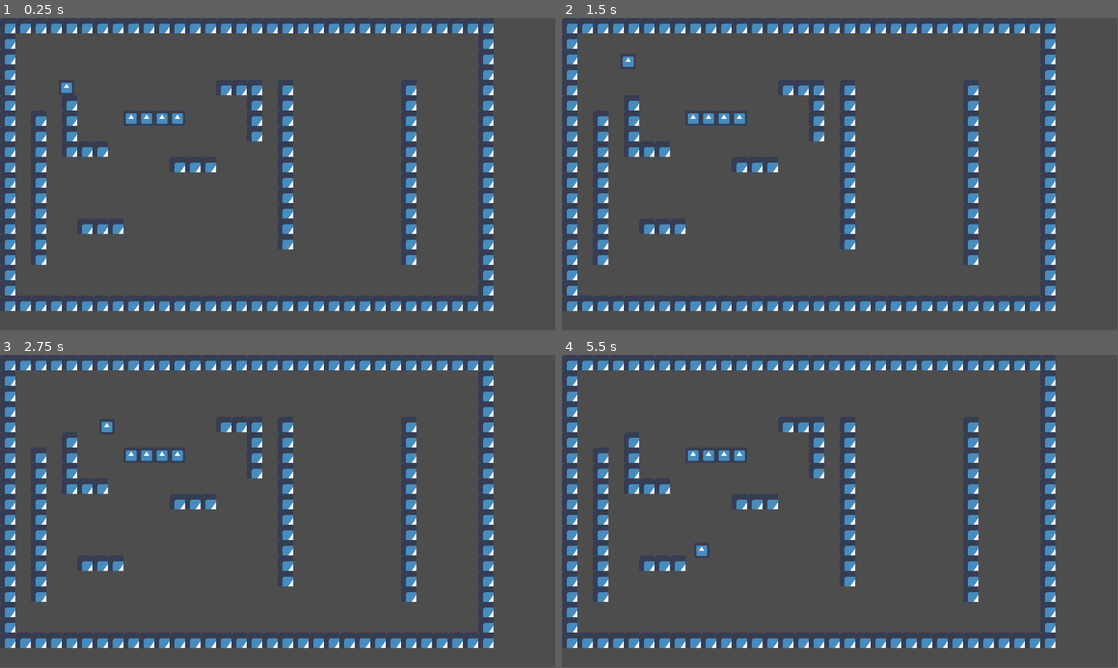
Above: before the commit, frames 1-4 (two rows, left to right).
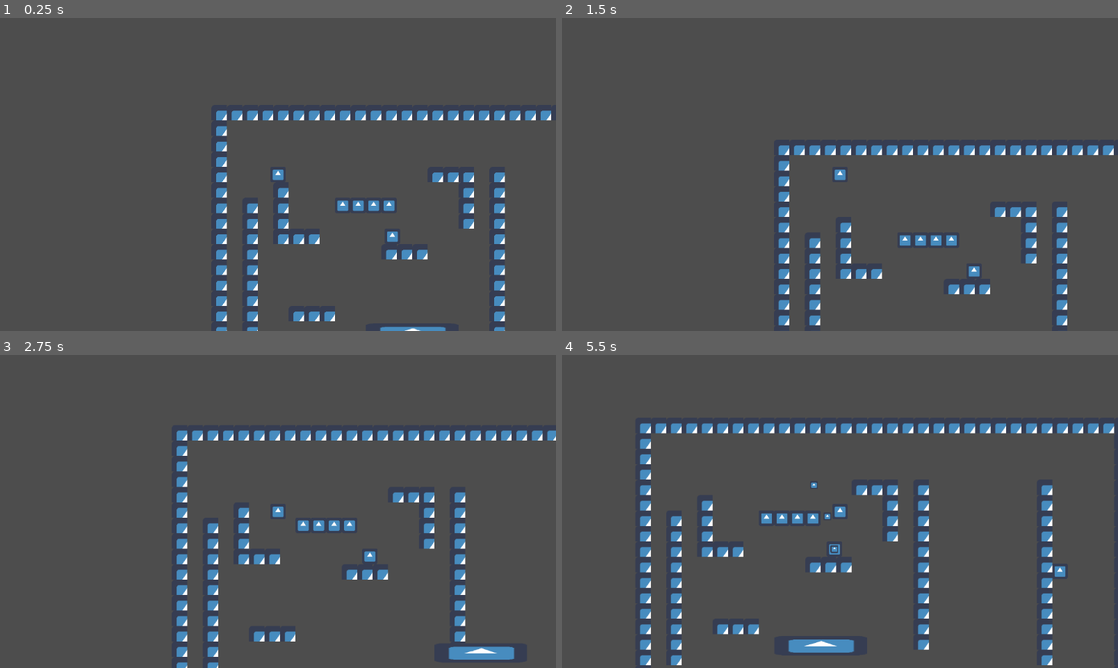
Above: after the commit, the same moments.

Repository: RogerRandomDev/gdobjects
Game: Godot game, scene res://testingscene.tscn
The game is run twice, just before and just after one commit, with the same random seed, the same clock (stepped at 60 frames per second) and the same inputs. The engine's default icon, where the game draws it, is replaced by a stand-in: a white triangle on a blue panel in a dark square.
Inputs:
- Up to frame 1 (0.25 s): no input
- Up to frame 2 (1.5 s): hold A (l) 0.53-1.28 s; tap W (jump) at 0.77, 1.07 s; tap D (r) at 0.8, 1.35 s
- Up to frame 3 (2.75 s): tap W (jump) at 1.52, 1.55, 1.82, 2.1 s; hold A (l) from 2.03 s (still down)
- Up to frame 4 (5.5 s): release A (l) at 2.78 s; tap A (l) at 2.85, 4.35 s; tap W (jump) at 3.02, 3.32, 3.77, 3.8, 4.07, 4.52, 4.82 s; tap D (r) at 3.05 s; hold D (r) 3.53-4.28 s; hold D (r) from 5.03 s (still down)
In our replay, the window is 799x449 before the commit and 800x450 after it. These sizes can differ from the game's own. Grey fills any space a smaller window leaves; there, only what the larger window draws over its background counts as a difference.

The runs differ from the first frame. In frame 1, 14% of the frame differs, in the area x 0-100%, y 1-100%; in frame 2, 13%; in frame 3, 15%; in frame 4, 15%.
Error before the commit: Parse Error: Function "update()" not found in base self. (res://objects/bouncePad2D.gd:27)

Commit message:
added platform2D and camera, along with projectiles and a launcher for them

Diff:
--- /dev/null
+++ b/objecttests/objectSupport/globalHelper.gd
@@ -0,0 +1,7 @@
+extends Node
+
+var player=null
+var ProjectileHolder=null
+
+
+func get_player():return player
--- /dev/null
+++ b/objecttests/objects/CinemaCamera2D.gd
@@ -0,0 +1,47 @@
+extends Camera2D
+class_name CinemaCamera2D
+
+var starting_target=null
+
+var shake=0.0
+@export var shake_decay:float=2.5
+@export var shake_strength:Vector2=Vector2(16,16)
+
+
+func _ready():
+	starting_target=get_parent()
+	randomize()
+
+func _process(delta):
+	if shake:
+		shake-=delta*shake_decay*shake
+		shake=max(shake,0.)
+		shake_screen()
+
+
+func shake_screen():
+	offset=Vector2(
+		randf_range(-1.,1.),
+		randf_range(-1.,1.)
+		)*shake_strength*pow(shake,1.25)
+
+func add_shake(amount:float=0.0):
+	shake=min(shake+amount,1.)
+
+
+
+
+
+
+
+
+
+func move_offset(pos:Vector2,time:float=0.0):
+	var tween:Tween=create_tween()
+	tween.tween_property(self,'offset',pos,time)
+
+func reset():
+	get_parent().remove_child(self)
+	starting_target.add_child(self)
+	offset=Vector2.ZERO
+	position=Vector2.ZERO
--- /dev/null
+++ b/objecttests/objects/CrawlerPlatformer2D.gd
@@ -0,0 +1,67 @@
+extends ObjectBase2D
+class_name CrawlerPlatformer2D
+var shape = PhysicsPointQueryParameters2D.new()
+@export var size:Vector2=Vector2.ZERO
+@export var speed:int=128
+@export var direction:Vector2=Vector2(1,0)
+@export var delay_at_end:float=0.0
+@export var checkFloor:bool=true
+@export var checkWalls:bool=true
+@export var fireProjectiles:bool=false
+var can_move=true
+func _ready():
+
+	shape.position=global_position+size/2
+	if delay_at_end!=0.:
+		var delay_timer=Timer.new()
+		delay_timer.wait_time=delay_at_end
+		delay_timer.connect("timeout",move_again)
+		delay_timer.name="delay"
+		add_child(delay_timer)
+	if fireProjectiles:
+		var launcher=ProjectileLauncher2D.new()
+		add_child(launcher)
+
+
+func _physics_process(delta):
+	if !can_move:return
+	super._physics_process(delta)
+	var check=[]
+	var walls=[]
+	if checkFloor:check+=checkfloor()
+	if checkWalls:walls+=checkwalls()
+	if checkFloor&&(check.size()<2||(walls.size()!=0&&direction.y==0)):
+		direction.x*=-1
+		can_move=false
+		do_delay()
+	if walls.size()<2&&direction.y!=0:
+		direction.y*=-1
+		can_move=false
+		do_delay()
+	velocity=direction*speed
+	move_and_slide()
+
+
+func checkfloor():
+	shape.position=global_position+size/2
+	var check:=get_world_2d().direct_space_state.intersect_point(shape)
+	shape.position.x-=size.x
+	check+=get_world_2d().direct_space_state.intersect_point(shape)
+	return check
+func checkwalls():
+	shape.position=global_position-size/2+Vector2.ONE
+	shape.position.x-=1
+	var check:=get_world_2d().direct_space_state.intersect_point(shape)
+	shape.position.y+=size.y-1
+	check+=get_world_2d().direct_space_state.intersect_point(shape)
+	shape.position.x+=size.x+2
+	check+=get_world_2d().direct_space_state.intersect_point(shape)
+	shape.position.y-=size.y-1
+	check+=get_world_2d().direct_space_state.intersect_point(shape)
+	return check
+
+func move_again():can_move=true
+func do_delay():
+	if delay_at_end!=0.:
+		get_node("delay").start()
+	else:move_again()
--- a/objecttests/objects/ObjectBase2D.gd
+++ b/objecttests/objects/ObjectBase2D.gd
@@ -11,7 +11,32 @@
 		velocity.x-=velocity.x*delta*friction
 	else:
 		velocity.y+=Gravity*delta
+#full bounce calculations done here
+func bounceOffFull(pos,force:int=0,sides=[true,true,true,true]):
+	var bangle = getLargestNormal((global_position-pos).normalized())
+	bangle=checkIfCan(bangle,sides)
+	bounceOff(-bangle,force)
+#only bounces of side if it can
+func checkIfCan(angle,sides):
+	match(angle.x):
+		-1.:
+			if !sides[0]:angle.x=0
+		1.:
+			if !sides[1]:angle.x=0
 
+	match(angle.y):
+		-1.:
+			if !sides[2]:angle.y=0
+		1.:
+			if !sides[3]:angle.y=0
+	return angle
+
+#returns the largest normal value
+func getLargestNormal(normal):
+	if(abs(normal.x)>abs(normal.y)):
+		return Vector2(1*sign(normal.x),0)
+	else:
+		return Vector2(0,1*sign(normal.y))
 
 
 func bounceOff(side=Vector2.ZERO,force:float=0.0):
--- /dev/null
+++ b/objecttests/objects/Platform2D.gd
@@ -0,0 +1,82 @@
+extends Sprite2D
+class_name Platform2D
+
+@export var moving:bool=true
+@export var moveDirection:Vector2=Vector2(128,0)
+@export var moveDistance:int=256
+@export var wait_at_end:float=0.0
+@export var bouncy:bool=true
+@export var force:int=256
+var my_collision=null
+var travelled=0.0
+var shape=PhysicsShapeQueryParameters2D.new()
+
+func _ready():
+	if wait_at_end!=0.0:
+		var t=Timer.new()
+		t.wait_time=wait_at_end
+		add_child(t)
+		t.name="waittime"
+		t.connect('timeout',canmoveagain)
+	my_collision=build_collision()
+	my_collision.constant_linear_velocity=moveDirection
+
+func _physics_process(delta):
+	if bouncy:checkBounce()
+	if !moving:return
+	travelled+=abs(moveDirection*delta).length()
+	position+=moveDirection*delta
+	if travelled>=moveDistance:
+		position-=((moveDistance-travelled)*moveDirection.normalized())
+		travelled=0.;moveDirection*=-1
+		my_collision.constant_linear_velocity=Vector2.ZERO
+		do_at_end()
+
+
+func canmoveagain():
+	my_collision.constant_linear_velocity=moveDirection
+	moving=true
+func do_at_end():
+	moving=false
+	if wait_at_end!=0.0:get_node("waittime").start()
+	else:canmoveagain()
+
+
+
+
+
+
+func build_collision():
+	var size=Vector2(texture.get_width(),texture.get_height())/2
+	var o=RectangleShape2D.new()
+	o.extents=size
+	var col=CollisionShape2D.new()
+	var held=StaticBody2D.new()
+	held.add_child(col)
+	col.shape=o
+	add_child(held)
+	if bouncy:
+		shape.shape=RectangleShape2D.new()
+		shape.shape.extents=size*scale/2
+		shape.shape.extents=size+Vector2(1,1)
+		modify_transform=size
+		shape.collision_mask=2
+	return held
+
+var modify_transform=Vector2.ZERO
+
+func checkBounce():
+	shape.transform=transform
+	shape.transform.origin
+	var check:=get_world_2d().direct_space_state.intersect_shape(shape)
+	if check:
+		var shapes=get_world_2d().direct_space_state.collide_shape(shape)
+		var average=Vector2(0,0)
+		if shapes.size()!=0:
+			for point in shapes:
+				average+=point
+			average/=shapes.size()
+		for bodyy in check.size():
+			var bod=check[bodyy]
+			if !bod.collider.has_method("bounceOff"):continue
+			bod.collider.bounceOffFull(average,force)
--- a/objecttests/objects/PlayerParkour2D.gd
+++ b/objecttests/objects/PlayerParkour2D.gd
@@ -24,7 +24,9 @@
 var lastdir=Vector2.ZERO
 
 @export var jumpForgivenessTime:float=0.125
+
 func _ready():
+	GlobalHelper.player=self
 	makeTimer("jumpForgivenessTimer",jumpForgivenessTime,nojumps)
 func makeTimer(namee,duration,fn):
 	var t=Timer.new()
@@ -71,7 +73,7 @@
 			velocity.x+=movedir.x*delta*accelRate*moveSpeed
 	#jumping
 	if(movedir.y!=0):
-		var wall_jump=get_wall_normals(delta)
+		var wall_jump=get_wall_normals()
 		#default jump, then wall jump check
 		if(canJump||(cur_jump_count<maxJumps&&(wall_jump.x==0||!wallJump))):
 			cur_jump_count+=1
@@ -79,10 +81,12 @@
 			wallJumped=false
 			canJump=false
 		elif(wall_jump.x!=0&&wallJump):
+			var vell=velocity.y
 			velocity= wallJumpForce*Vector2(wall_jump.x,-1)
+			velocity.y=velocity.y+min(vell,0.)
 			wallJumped=true
 	#wall clinging
-	if Input.is_action_just_pressed("shift")&&wallCling&&get_wall_normals(delta)!=Vector2.ZERO:
+	if Input.is_action_just_pressed("shift")&&wallCling&&get_wall_normals()!=Vector2.ZERO:
 		doCling=true
 	if Input.is_action_just_released("shift"):
 		doCling=false
@@ -92,7 +96,7 @@
 		velocity=Vector2.ZERO
 
 #returns normal values for the wall slide collision
-func get_wall_normals(delta:float=0.):
+func get_wall_normals():
 	var storedvel=velocity;var lpos=position
 	velocity.x=lastdir.x
 	move_and_slide()
@@ -103,7 +107,6 @@
 			var norm= get_slide_collision( slide ).get_normal()
 			if norm.x!=0:
 				return norm
-				break
 	return Vector2.ZERO
 
 #disables jump after the forgiveness time is up
@@ -115,3 +118,13 @@
 #inputs as a vector2
 func getInputMotion():
 	return Vector2(int(Input.is_action_pressed("r"))-int(Input.is_action_pressed("l")),int(Input.is_action_just_pressed("jump")))
+
+
+
+#used to reset cling and jumps if its upward
+func bounceOff(side=Vector2.ZERO,force:float=0.0):
+	super.bounceOff(side,force)
+	if side.y==-1:
+		totalCling=0.
+		canJump=true
+		cur_jump_count=-1
--- /dev/null
+++ b/objecttests/objects/Projectile2D.gd
@@ -0,0 +1,27 @@
+extends Sprite2D
+class_name Projectile2D
+const max_life=15
+var my_life=0.0
+var direction=Vector2.ZERO
+var shape=PhysicsShapeQueryParameters2D.new()
+func _ready():
+	var ex=RectangleShape2D.new()
+	ex.extents=Vector2(4,4)
+	shape.shape=ex
+	scale=Vector2(0.25,0.25)
+	shape.collision_mask=3
+	texture=load("res://icon.png")
+
+func _physics_process(delta):
+	my_life+=delta
+	if max_life<=my_life:queue_free()
+	position+=direction*delta
+	check_collisions()
+
+
+func check_collisions():
+	shape.transform=transform
+
+	var check:=get_world_2d().direct_space_state.intersect_shape(shape)
+	if check:
+		queue_free()
--- /dev/null
+++ b/objecttests/objects/ProjectileLauncher2D.gd
@@ -0,0 +1,30 @@
+extends Node2D
+class_name ProjectileLauncher2D
+
+@export var fire_rate=0.125
+var time_since_last=0.0
+var raycheck=PhysicsRayQueryParameters2D.new()
+
+
+func _physics_process(delta):
+	time_since_last+=delta
+	if time_since_last<fire_rate:return
+	var world:=get_world_2d().direct_space_state
+	loadray()
+	var check:=world.intersect_ray(raycheck)
+	if check.size()==0||check.collider!=GlobalHelper.player:return
+	var launchdir=(raycheck.to-raycheck.from).normalized()
+	fireProjectile(launchdir)
+	time_since_last=0
+
+
+func loadray():
+	raycheck.from=global_position
+	raycheck.to=GlobalHelper.player.global_position
+
+
+func fireProjectile(direction):
+	var proj=Projectile2D.new()
+	proj.direction=direction*512
+	proj.global_position=global_position
+	GlobalHelper.ProjectileHolder.add_child(proj)
--- a/objecttests/objects/bouncePad2D.gd
+++ b/objecttests/objects/bouncePad2D.gd
@@ -19,12 +19,8 @@
 	bcheck.transform=transform
 	bcheck.transform.origin+=checkSize/2
 	addCollision()
-var drawline=Vector2.ZERO
-func _draw():
-	if !Engine.is_editor_hint():return
-	draw_rect(Rect2(Vector2.ZERO,checkSize),Color(0.5,0.5,0.75,0.5))
-func _process(delta):
-	update()
+
+
 func _physics_process(_delta):
 
 	if Engine.is_editor_hint():return
@@ -33,34 +29,9 @@
 		for obj in check:
 			var this=obj.collider
 			if !this.has_method("bounceOff"):continue
-			var bangle = getLargestNormal((this.global_position-global_position-checkSize/2).normalized())
-			bangle=checkIfCan(bangle)
-			this.bounceOff(-bangle,force)
-			drawline=bangle*64
+			this.bounceOffFull(global_position+checkSize/2,force,[left,right,up,down])
 
 		emit_signal("bounced")
-
-
-#returns the largest normal value
-func getLargestNormal(normal):
-	if(abs(normal.x)>abs(normal.y)):
-		return Vector2(1*sign(normal.x),0)
-	else:
-		return Vector2(0,1*sign(normal.y))
-#makes sure the side is allowed
-func checkIfCan(angle):
-	match(angle.x):
-		-1.:
-			if !left:angle.x=0
-		1.:
-			if !right:angle.x=0
-
-	match(angle.y):
-		-1.:
-			if !up:angle.y=0
-		1.:
-			if !down:angle.y=0
-	return angle
 
 
 #builds its collision
--- a/objecttests/project.godot
+++ b/objecttests/project.godot
@@ -9,15 +9,40 @@
 config_version=5
 
 _global_script_classes=[{
+"base": "Camera2D",
+"class": &"CinemaCamera2D",
+"language": &"GDScript",
+"path": "res://objects/CinemaCamera2D.gd"
+}, {
+"base": "ObjectBase2D",
+"class": &"CrawlerPlatformer2D",
+"language": &"GDScript",
+"path": "res://objects/CrawlerPlatformer2D.gd"
+}, {
 "base": "CharacterBody2D",
 "class": &"ObjectBase2D",
 "language": &"GDScript",
 "path": "res://objects/ObjectBase2D.gd"
 }, {
+"base": "Sprite2D",
+"class": &"Platform2D",
+"language": &"GDScript",
+"path": "res://objects/Platform2D.gd"
+}, {
 "base": "ObjectBase2D",
 "class": &"PlayerParkour2D",
 "language": &"GDScript",
 "path": "res://objects/PlayerParkour2D.gd"
+}, {
+"base": "Sprite2D",
+"class": &"Projectile2D",
+"language": &"GDScript",
+"path": "res://objects/Projectile2D.gd"
+}, {
+"base": "Node2D",
+"class": &"ProjectileLauncher2D",
+"language": &"GDScript",
+"path": "res://objects/ProjectileLauncher2D.gd"
 }, {
 "base": "Node2D",
 "class": &"bouncePad2D",
@@ -25,8 +50,13 @@
 "path": "res://objects/bouncePad2D.gd"
 }]
 _global_script_class_icons={
+"CinemaCamera2D": "",
+"CrawlerPlatformer2D": "",
 "ObjectBase2D": "",
+"Platform2D": "",
 "PlayerParkour2D": "",
+"Projectile2D": "",
+"ProjectileLauncher2D": "",
 "bouncePad2D": ""
 }
 
@@ -36,6 +66,14 @@
 run/main_scene="res://testingscene.tscn"
 config/icon="res://icon.png"
 config/features=PackedStringArray("4.0", "Vulkan Clustered")
+
+[autoload]
+
+GlobalHelper="*res://objectSupport/globalHelper.gd"
+
+[display]
+
+window/stretch/mode="viewport"
 
 [input]
 
--- /dev/null
+++ b/objecttests/testingscene.gd
@@ -0,0 +1,5 @@
+extends Node2D
+
+# Called when the node enters the scene tree for the first time.
+func _ready():
+	GlobalHelper.ProjectileHolder=$projectileholder
--- a/objecttests/testingscene.tscn
+++ b/objecttests/testingscene.tscn
@@ -1,8 +1,12 @@
-[gd_scene load_steps=7 format=3 uid="uid://dcu42xbn6wt0t"]
+[gd_scene load_steps=11 format=3 uid="uid://dcu42xbn6wt0t"]
 
 [ext_resource type="Script" path="res://objects/PlayerParkour2D.gd" id="1_8ca5o"]
+[ext_resource type="Script" path="res://testingscene.gd" id="1_a4kw5"]
+[ext_resource type="Script" path="res://objects/CrawlerPlatformer2D.gd" id="1_g3eiv"]
 [ext_resource type="Texture2D" uid="uid://47hvfqsdp74" path="res://icon.png" id="2_r2cs8"]
 [ext_resource type="Script" path="res://objects/bouncePad2D.gd" id="3_aqxux"]
+[ext_resource type="Script" path="res://objects/CinemaCamera2D.gd" id="5_bor1b"]
+[ext_resource type="Script" path="res://objects/Platform2D.gd" id="6_yw82o"]
 
 [sub_resource type="RectangleShape2D" id="RectangleShape2D_03qcu"]
 size = Vector2(31.9, 31.9)
@@ -33,14 +37,42 @@
 sources/0 = SubResource( "TileSetAtlasSource_4cpfv" )
 
 [node name="Node2D" type="Node2D"]
+script = ExtResource( "1_a4kw5" )
 
-[node name="PlayerParkour2D" type="CharacterBody2D" parent="."]
-position = Vector2(138, 135)
-collision_layer = 3
-script = ExtResource( "1_8ca5o" )
+[node name="CrawlerPlatformer2D" type="CharacterBody2D" parent="."]
+position = Vector2(368, 272)
+script = ExtResource( "1_g3eiv" )
 __meta__ = {
 "_edit_group_": true
 }
+size = Vector2(32, 32)
+speed = 32
+checkWalls = false
+fireProjectiles = true
+
+[node name="Icon" type="Sprite2D" parent="CrawlerPlatformer2D"]
+scale = Vector2(0.5, 0.5)
+texture = ExtResource( "2_r2cs8" )
+
+[node name="CrawlerPlatformer2D2" type="CharacterBody2D" parent="."]
+position = Vector2(880, 144)
+script = ExtResource( "1_g3eiv" )
+__meta__ = {
+"_edit_group_": true
+}
+size = Vector2(32, 32)
+speed = 32
+direction = Vector2(0, 1)
+checkFloor = false
+
+[node name="Icon" type="Sprite2D" parent="CrawlerPlatformer2D2"]
+scale = Vector2(0.5, 0.5)
+texture = ExtResource( "2_r2cs8" )
+
+[node name="Player" type="CharacterBody2D" parent="."]
+position = Vector2(138, 135)
+collision_layer = 2
+script = ExtResource( "1_8ca5o" )
 Gravity = 320
 jumpForce = 160
 wallJump = true
@@ -48,12 +80,19 @@
 wallClingDuration = 2.0
 current_state = 1
 
-[node name="CollisionShape2D" type="CollisionShape2D" parent="PlayerParkour2D"]
+[node name="CollisionShape2D" type="CollisionShape2D" parent="Player"]
 shape = SubResource( "RectangleShape2D_03qcu" )
 
-[node name="Icon" type="Sprite2D" parent="PlayerParkour2D"]
+[node name="Icon" type="Sprite2D" parent="Player"]
 scale = Vector2(0.5, 0.5)
 texture = ExtResource( "2_r2cs8" )
+
+[node name="CinemaCamera2D" type="Camera2D" parent="Player"]
+current = true
+smoothing_enabled = true
+smoothing_speed = 15.0
+script = ExtResource( "5_bor1b" )
+shake_decay = 0.75
 
 [node name="TileMap" type="TileMap" parent="."]
 tile_set = SubResource( "TileSet_rmtle" )
@@ -67,7 +106,6 @@
 force = 256.0
 left = false
 right = false
-down = false
 
 [node name="Sprite2D" type="Sprite2D" parent="bouncePad2D"]
 scale = Vector2(0.5, 0.5)
@@ -115,3 +153,12 @@
 scale = Vector2(0.5, 0.5)
 texture = ExtResource( "2_r2cs8" )
 centered = false
+
+[node name="projectileholder" type="Node2D" parent="."]
+
+[node name="Platform2D" type="Sprite2D" parent="projectileholder"]
+position = Vector2(384, 472)
+scale = Vector2(3, 0.625)
+texture = ExtResource( "2_r2cs8" )
+script = ExtResource( "6_yw82o" )
+wait_at_end = 1.0
